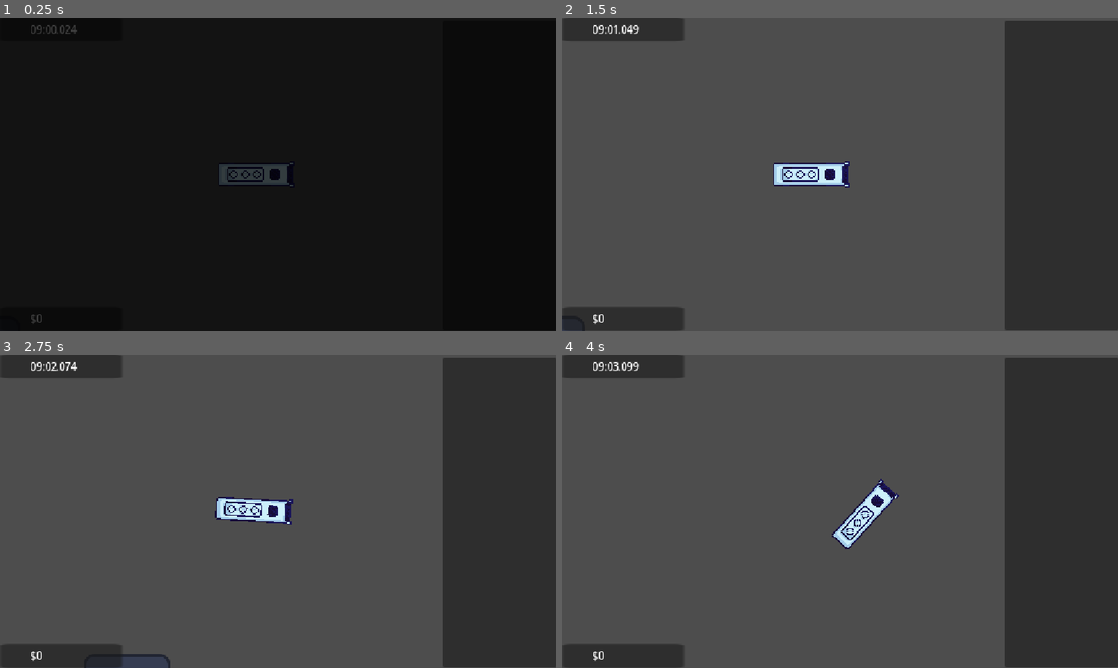
Above: before the commit, frames 1-4 (two rows, left to right).
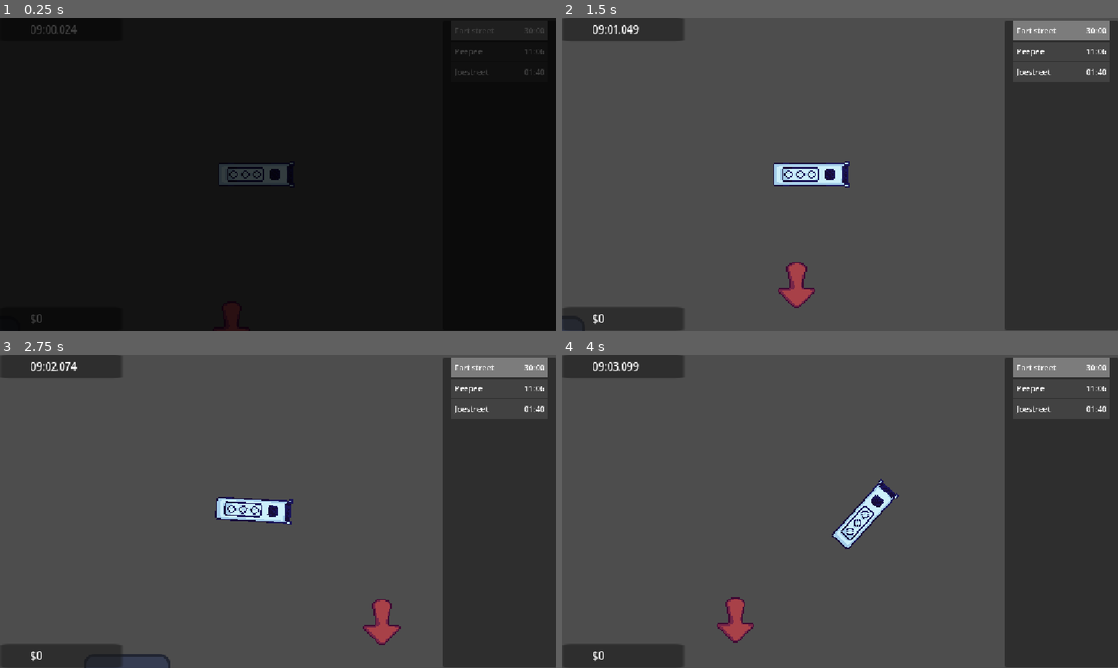
Above: after the commit, the same moments.

Repository: Aerodynamax/games-week-jam
Game: Godot game, scene res://scenes/testscene.tscn
Same seed, same stepped clock (60 frames per second), same inputs: the game is played once before the commit and once after it. The engine's default icon, where the game draws it, is replaced by a stand-in: a white triangle on a blue panel in a dark square.
Inputs:
- Up to frame 1 (0.25 s): no input
- Up to frame 2 (1.5 s): hold D (right) 0.53-1.28 s; tap Enter at 1.25 s; hold S (backward) from 1.28 s (still down)
- Up to frame 3 (2.75 s): release S (backward) at 2.03 s; hold D (right) from 2.03 s (still down)
- Up to frame 4 (4 s): release D (right) at 2.78 s; hold W (forward) 2.78-3.53 s; hold A (left) from 3.53 s (still down)

The runs differ from the first frame. In frame 1, 0.2% of the frame differs, in the area x 81-98%, y 3-19%; in frame 2, 1.8%, in the area x 38-99%, y 0-93%; in frame 3, 1.8%; in frame 4, 1.8%.
Error before the commit: Attempt to call function 'setup' in base 'null instance' on a null instance. (res://scripts/bus)

Commit message:
Fixed merge issues and added dollar sign to property damage

Diff:
--- a/endscreen.gd
+++ b/endscreen.gd
@@ -14,7 +14,7 @@
 	var score = Global.score
 
 	timelabel.text = "%02d:%02d" % [minutes, seconds]
-	scorelabel.text = str(score)
+	scorelabel.text = "$" + str(score)
 	var scorecalc = score/time
 	if scorecalc>70:
 		ranklabel.text = "LIFE!!!"
--- a/scenes/testscene.tscn
+++ b/scenes/testscene.tscn
@@ -2,8 +2,7 @@
 
 [ext_resource type="PackedScene" uid="uid://b2pvdlsyod2yl" path="res://scenes/busstop.tscn" id="1_r32pp"]
 [ext_resource type="PackedScene" uid="uid://cdsojuap5exvy" path="res://scenes/player.tscn" id="2_65iv0"]
-[ext_resource type="PackedScene" uid="uid://dfqnrcymqe3e6" path="res://scenes/timer.tscn" id="3_65iv0"]
-[ext_resource type="PackedScene" uid="uid://bxcdp6nkn27cq" path="res://endscreen.tscn" id="4_l2n4a"]
+[ext_resource type="PackedScene" uid="uid://bqm6lwxvn4n4m" path="res://scenes/timetable.tscn" id="3_65iv0"]
 
 [node name="Testscene" type="Node2D" unique_id=1033832060]
 
@@ -27,6 +26,4 @@
 
 [node name="CanvasLayer" type="CanvasLayer" parent="." unique_id=416120333]
 
-[node name="Timer" parent="CanvasLayer" unique_id=322771032 instance=ExtResource("3_65iv0")]
-
-[node name="Endscreen" parent="CanvasLayer" unique_id=1154768268 instance=ExtResource("4_l2n4a")]
+[node name="TimeTable" parent="CanvasLayer" unique_id=322771032 instance=ExtResource("3_65iv0")]
--- a/scenes/timer.tscn
+++ b/scenes/timer.tscn
@@ -1,9 +1,9 @@
 [gd_scene format=3 uid="uid://dfqnrcymqe3e6"]
 
-[ext_resource type="Script" uid="uid://bhbacjoan5ix7" path="res://scenes/timer.gd" id="1_bi5oq"]
-[ext_resource type="Script" uid="uid://cn6h7jrhepjux" path="res://scripts/timer_panel.gd" id="1_srplv"]
-[ext_resource type="Script" uid="uid://cdcy6tj8bdqos" path="res://scripts/stop_panel.gd" id="2_5lxq6"]
-[ext_resource type="PackedScene" uid="uid://dcua4wfcwr6js" path="res://scenes/timetableslot.tscn" id="3_g5y8c"]
+[ext_resource type="Script" uid="uid://bhbacjoan5ix7" path="res://scripts/bus stop ui/timetable.gd" id="1_bi5oq"]
+[ext_resource type="Script" uid="uid://cn6h7jrhepjux" path="res://scripts/bus stop ui/timer_panel.gd" id="1_srplv"]
+[ext_resource type="Script" uid="uid://cdcy6tj8bdqos" path="res://scripts/bus stop ui/stop_panel.gd" id="2_5lxq6"]
+[ext_resource type="PackedScene" uid="uid://dahdrat61sk6j" path="res://scenes/timetableslot.tscn" id="3_g5y8c"]
 [ext_resource type="Script" uid="uid://cd8v8h6ip6by" path="res://scenes/score.gd" id="5_uktcg"]
 
 [node name="Timer" type="Control" unique_id=322771032 groups=["timetable"]]
@@ -11,14 +11,14 @@
 anchors_preset = 0
 script = ExtResource("1_bi5oq")
 
-[node name="Panel" type="Panel" parent="." unique_id=859173201]
+[node name="Timer" type="Panel" parent="." unique_id=859173201]
 layout_mode = 0
 offset_right = 40.0
 offset_bottom = 40.0
 scale = Vector2(6.319999, 1.1999998)
 script = ExtResource("1_srplv")
 
-[node name="Time" type="Label" parent="Panel" unique_id=666944796]
+[node name="Time" type="Label" parent="Timer" unique_id=666944796]
 layout_mode = 0
 offset_left = 10.284811
 offset_top = 2.5000005
@@ -27,22 +27,22 @@
 scale = Vector2(0.20393267, 1.3451842)
 text = "hello"
 
-[node name="Panel2" type="Panel" parent="." unique_id=1666307502]
+[node name="StopPanel" type="Panel" parent="." unique_id=1666307502]
 layout_mode = 0
 offset_left = 918.0
 offset_top = 6.0
 offset_right = 1152.0
 offset_bottom = 646.0
 script = ExtResource("2_5lxq6")
-timetableslot = ExtResource("3_g5y8c")
+timetable_entry_template = ExtResource("3_g5y8c")
 
-[node name="HBoxContainer" type="HBoxContainer" parent="Panel2" unique_id=1967840558]
+[node name="HBoxContainer" type="HBoxContainer" parent="StopPanel" unique_id=1967840558]
 layout_mode = 0
 offset_right = 234.0
 offset_bottom = 247.0
 alignment = 1
 
-[node name="VBoxContainer" type="VBoxContainer" parent="Panel2/HBoxContainer" unique_id=247845430]
+[node name="VBoxContainer" type="VBoxContainer" parent="StopPanel/HBoxContainer" unique_id=247845430]
 layout_mode = 2
 offset_transform_enabled = true
 theme_override_constants/separation = 43
--- a/scenes/timetable.tscn
+++ b/scenes/timetable.tscn
@@ -4,6 +4,8 @@
 [ext_resource type="Script" uid="uid://bhbacjoan5ix7" path="res://scripts/bus stop ui/timetable.gd" id="1_w4wbt"]
 [ext_resource type="PackedScene" uid="uid://dahdrat61sk6j" path="res://scenes/timetableslot.tscn" id="3_g5y8c"]
 [ext_resource type="Script" uid="uid://cdcy6tj8bdqos" path="res://scripts/bus stop ui/stop_panel.gd" id="3_w4wbt"]
+[ext_resource type="Script" uid="uid://cd8v8h6ip6by" path="res://scenes/score.gd" id="5_ftwo6"]
+[ext_resource type="PackedScene" uid="uid://bxcdp6nkn27cq" path="res://endscreen.tscn" id="6_f7mu3"]
 
 [sub_resource type="RectangleShape2D" id="RectangleShape2D_dqxiu"]
 size = Vector2(912, 650)
@@ -56,3 +58,23 @@
 [node name="CollisionShape2D" type="CollisionShape2D" parent="Area2D" unique_id=841289918]
 position = Vector2(457, 325)
 shape = SubResource("RectangleShape2D_dqxiu")
+
+[node name="Score" type="Panel" parent="." unique_id=339197598]
+layout_mode = 0
+offset_top = 599.0
+offset_right = 40.0
+offset_bottom = 639.0
+scale = Vector2(6.319999, 1.1999998)
+script = ExtResource("5_ftwo6")
+
+[node name="Score" type="Label" parent="Score" unique_id=408593032]
+layout_mode = 0
+offset_left = 10.284811
+offset_top = 2.5000005
+offset_right = 52.284813
+offset_bottom = 25.5
+scale = Vector2(0.20393267, 1.3451842)
+text = "$0"
+
+[node name="Endscreen" parent="." unique_id=1154768268 instance=ExtResource("6_f7mu3")]
+layout_mode = 1
--- a/scripts/bus stop ui/timetable.gd
+++ b/scripts/bus stop ui/timetable.gd
@@ -54,3 +54,9 @@
 		current_stop += 1
 
 		stops[current_stop].current = true
+	else:
+		Global.Endscreen.calculate_scores()
+		Global.Endscreen.scroll()
+
+func get_time() -> int:
+	return timer.time
Not shown, added: scenes/timer.gd.uid
Not shown, added: scripts/stop_panel.gd.uid
